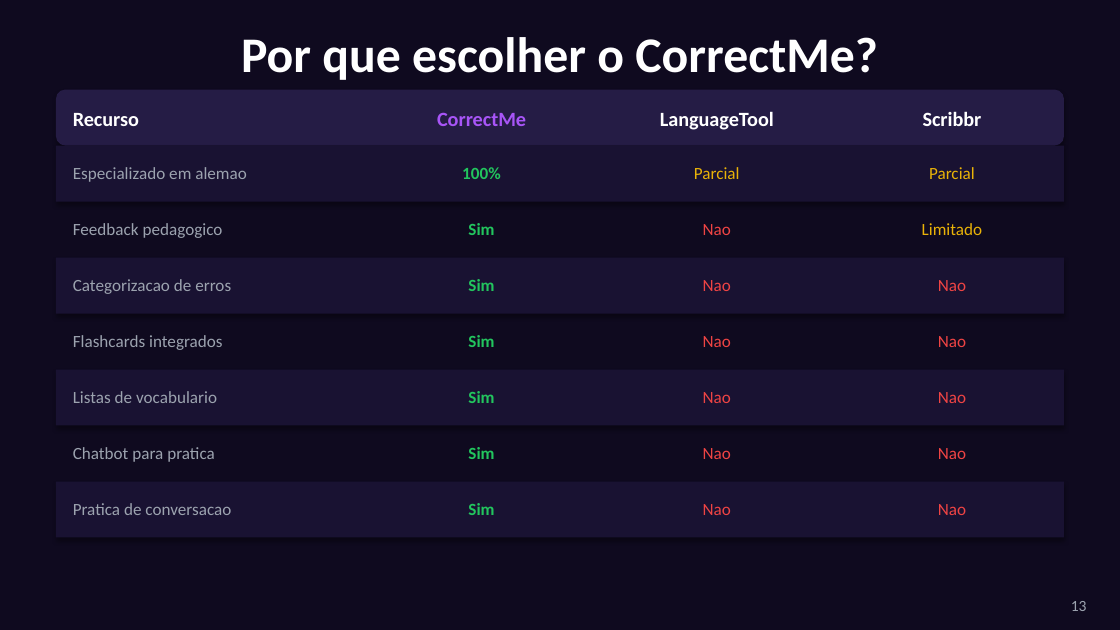
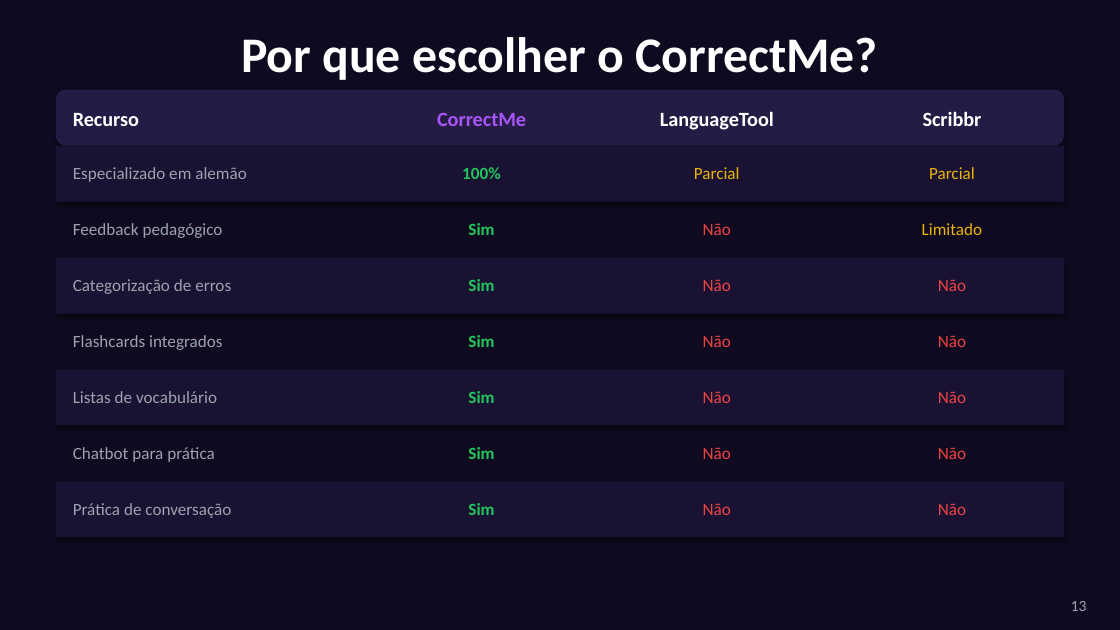
Before and after one commit to ImmoNeural/Correctmemycleverbot, a slide deck: slide 13 of CorrectMe_Apresentacao.pptx. Drawn at 1120x630 pixels with LibreOffice and Linux fonts; fonts in the diff are those of the drawing. Boxes give left, top, right and bottom in pixels: in the first picture for what was removed or moved away, otherwise in the second. Text is boxed around its words. In the diff, an @@ line names an element or a change of style, - is before the commit and + after.

```diff
--- a/CorrectMe_Apresentacao.pptx
+++ b/CorrectMe_Apresentacao.pptx
@@ text at [73, 167, 247, 182]: text changed @@
-Especializado em alemao
+Especializado em alemão
@@ text at [73, 223, 223, 238]: text changed @@
-Feedback pedagogico
+Feedback pedagógico
@@ text at [703, 223, 731, 235]: text changed @@
-Nao
+Não
@@ text at [73, 279, 231, 294]: text changed @@
-Categorizacao de erros
+Categorização de erros
@@ text at [703, 279, 731, 291]: text changed @@
-Nao
+Não
@@ text at [938, 279, 966, 291]: text changed @@
-Nao
+Não
@@ text at [703, 335, 731, 347]: text changed @@
-Nao
+Não
@@ text at [938, 335, 966, 347]: text changed @@
-Nao
+Não
@@ text at [73, 391, 217, 403]: text changed @@
-Listas de vocabulario
+Listas de vocabulário
@@ text at [703, 391, 731, 403]: text changed @@
-Nao
+Não
@@ text at [938, 391, 966, 403]: text changed @@
-Nao
+Não
@@ text at [73, 447, 215, 462]: text changed @@
-Chatbot para pratica
+Chatbot para prática
@@ text at [703, 447, 731, 459]: text changed @@
-Nao
+Não
@@ text at [938, 447, 966, 459]: text changed @@
-Nao
+Não
@@ text at [73, 503, 231, 518]: text changed @@
-Pratica de conversacao
+Prática de conversação
@@ text at [703, 503, 731, 515]: text changed @@
-Nao
+Não
@@ text at [938, 503, 966, 515]: text changed @@
-Nao
+Não
```
Also in this commit, not shown: 14 other slides changed, 1 other file.
